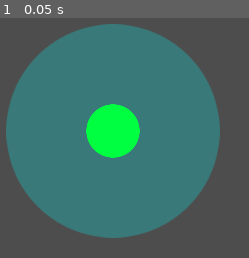
Above: before the commit, frame 1.
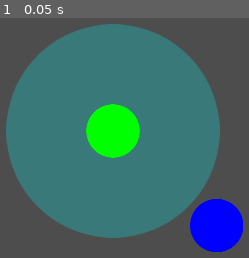
Above: after the commit, the same moment.

Repository: sisipun/Electrify
Game: Godot game, scene res://script/game.tscn
Same seed, same stepped clock (60 frames per second), same inputs: the game is played once before the commit and once after it.
Inputs:
- Up to frame 1 (0.05 s): no input

The runs differ from the first frame. In frame 1, 7.6% of the frame differs, in the area x 34-98%, y 35-98%.

Commit message:
Create building node

Diff:
--- /dev/null
+++ b/image/level/building/jumper.svg
@@ -0,0 +1,48 @@
+<?xml version="1.0" encoding="UTF-8" standalone="no"?>
+<!-- Created with Inkscape (http://www.inkscape.org/) -->
+
+<svg
+   width="128"
+   height="128"
+   viewBox="0 0 33.866667 33.866666"
+   version="1.1"
+   id="svg1"
+   inkscape:version="1.3 (0e150ed6c4, 2023-07-21)"
+   sodipodi:docname="blue.svg"
+   xmlns:inkscape="http://www.inkscape.org/namespaces/inkscape"
+   xmlns:sodipodi="http://sodipodi.sourceforge.net/DTD/sodipodi-0.dtd"
+   xmlns="http://www.w3.org/2000/svg"
+   xmlns:svg="http://www.w3.org/2000/svg">
+  <sodipodi:namedview
+     id="namedview1"
+     pagecolor="#ffffff"
+     bordercolor="#000000"
+     borderopacity="0.25"
+     inkscape:showpageshadow="2"
+     inkscape:pageopacity="0.0"
+     inkscape:pagecheckerboard="0"
+     inkscape:deskcolor="#d1d1d1"
+     inkscape:document-units="mm"
+     inkscape:zoom="3.2409231"
+     inkscape:cx="11.107946"
+     inkscape:cy="86.549415"
+     inkscape:window-width="3840"
+     inkscape:window-height="2054"
+     inkscape:window-x="-11"
+     inkscape:window-y="-11"
+     inkscape:window-maximized="1"
+     inkscape:current-layer="layer1" />
+  <defs
+     id="defs1" />
+  <g
+     inkscape:label="Layer 1"
+     inkscape:groupmode="layer"
+     id="layer1">
+    <circle
+       style="fill:#0000ff;fill-opacity:1;stroke-width:0.101852"
+       id="path1"
+       cx="16.933332"
+       cy="16.933332"
+       r="16.933332" />
+  </g>
+</svg>
--- /dev/null
+++ b/script/level/build/building.gd
@@ -0,0 +1,2 @@
+class_name Building
+extends Area2D
--- /dev/null
+++ b/script/level/build/building.tscn
@@ -0,0 +1,16 @@
+[gd_scene load_steps=4 format=3 uid="uid://dokjxdo0mwijs"]
+
+[ext_resource type="Script" path="res://script/level/build/building.gd" id="1_v4s1l"]
+[ext_resource type="Texture2D" uid="uid://nbwda8kidux1" path="res://image/level/building/jumper.svg" id="1_wss81"]
+
+[sub_resource type="CircleShape2D" id="CircleShape2D_qphr5"]
+radius = 64.0
+
+[node name="Building" type="Area2D"]
+script = ExtResource("1_v4s1l")
+
+[node name="Shape" type="CollisionShape2D" parent="."]
+shape = SubResource("CircleShape2D_qphr5")
+
+[node name="Body" type="Sprite2D" parent="."]
+texture = ExtResource("1_wss81")
--- a/script/level/level.tscn
+++ b/script/level/level.tscn
@@ -1,7 +1,8 @@
-[gd_scene load_steps=4 format=3 uid="uid://civmld8jgj43g"]
+[gd_scene load_steps=5 format=3 uid="uid://civmld8jgj43g"]
 
 [ext_resource type="Script" path="res://script/level/level.gd" id="1_dwq8f"]
-[ext_resource type="PackedScene" uid="uid://dvovdcr5uxyb5" path="res://script/level/station/station.tscn" id="2_781vj"]
+[ext_resource type="PackedScene" uid="uid://0p72am0ws48r" path="res://script/level/station/station.tscn" id="2_781vj"]
+[ext_resource type="PackedScene" uid="uid://dokjxdo0mwijs" path="res://script/level/build/building.tscn" id="3_kcew0"]
 
 [sub_resource type="RectangleShape2D" id="RectangleShape2D_qohh0"]
 size = Vector2(1000, 1000)
@@ -11,9 +12,14 @@
 script = ExtResource("1_dwq8f")
 _station_path = NodePath("Stations/Station")
 
-[node name="CollisionShape2D" type="CollisionShape2D" parent="."]
+[node name="Shape" type="CollisionShape2D" parent="."]
 shape = SubResource("RectangleShape2D_qohh0")
 
 [node name="Stations" type="Node2D" parent="."]
 
 [node name="Station" parent="Stations" instance=ExtResource("2_781vj")]
+
+[node name="Buldings" type="Node2D" parent="."]
+
+[node name="Building" parent="Buldings" instance=ExtResource("3_kcew0")]
+position = Vector2(249, 227)
--- a/script/level/station/station.gd
+++ b/script/level/station/station.gd
@@ -2,14 +2,10 @@
 extends Area2D
 
 
-@export_node_path("CollisionShape2D") var _shape_path: NodePath
-@export_node_path("Sprite2D") var _zone_path: NodePath
+@export_node_path("StationZone") var _zone_path: NodePath
 
-@onready var _shape: CollisionShape2D = get_node(_shape_path)
-@onready var _zone: Sprite2D = get_node(_zone_path)
+@onready var _zone: StationZone = get_node(_zone_path)
 
 
-func init(radius: float) -> void:
-	var scale = radius / _shape.shape.radius
-	_zone.scale = Vector2(scale, scale)
-	_shape.shape.radius = radius
+func init(zone_radius: float) -> void:
+	_zone.init(zone_radius)
--- a/script/level/station/station.tscn
+++ b/script/level/station/station.tscn
@@ -1,22 +1,20 @@
-[gd_scene load_steps=5 format=3 uid="uid://dvovdcr5uxyb5"]
+[gd_scene load_steps=5 format=3 uid="uid://0p72am0ws48r"]
 
 [ext_resource type="Texture2D" uid="uid://ctha0p0dasaaa" path="res://image/level/station/station.svg" id="1_2nlov"]
 [ext_resource type="Script" path="res://script/level/station/station.gd" id="1_6c4ox"]
-[ext_resource type="Texture2D" uid="uid://dt4qbjvhs8qxu" path="res://image/level/station/zone.svg" id="2_g0x5x"]
+[ext_resource type="PackedScene" uid="uid://b1h76h6weete2" path="res://script/level/station/station_zone.tscn" id="2_wsng2"]
 
-[sub_resource type="CircleShape2D" id="CircleShape2D_ug1a1"]
-radius = 128.0
+[sub_resource type="CircleShape2D" id="CircleShape2D_6ln61"]
+radius = 64.0
 
 [node name="Station" type="Area2D"]
 script = ExtResource("1_6c4ox")
-_shape_path = NodePath("Shape")
 _zone_path = NodePath("Zone")
 
+[node name="Zone" parent="." instance=ExtResource("2_wsng2")]
+
 [node name="Shape" type="CollisionShape2D" parent="."]
-shape = SubResource("CircleShape2D_ug1a1")
+shape = SubResource("CircleShape2D_6ln61")
 
 [node name="Body" type="Sprite2D" parent="."]
 texture = ExtResource("1_2nlov")
-
-[node name="Zone" type="Sprite2D" parent="."]
-texture = ExtResource("2_g0x5x")
--- /dev/null
+++ b/script/level/station/station_zone.gd
@@ -0,0 +1,15 @@
+class_name StationZone
+extends Area2D
+
+
+@export_node_path("CollisionShape2D") var _shape_path: NodePath
+@export_node_path("Sprite2D") var _body_path: NodePath
+
+@onready var _shape: CollisionShape2D = get_node(_shape_path)
+@onready var _body: Sprite2D = get_node(_body_path)
+
+
+func init(radius: float) -> void:
+	var _scale = radius / _shape.shape.radius
+	_body.scale = Vector2(_scale, _scale)
+	_shape.shape.radius = radius
--- /dev/null
+++ b/script/level/station/station_zone.tscn
@@ -0,0 +1,18 @@
+[gd_scene load_steps=4 format=3 uid="uid://b1h76h6weete2"]
+
+[ext_resource type="Script" path="res://script/level/station/station_zone.gd" id="1_2vl57"]
+[ext_resource type="Texture2D" uid="uid://dt4qbjvhs8qxu" path="res://image/level/station/zone.svg" id="2_trc4o"]
+
+[sub_resource type="CircleShape2D" id="CircleShape2D_ug1a1"]
+radius = 128.0
+
+[node name="StationZone" type="Area2D"]
+script = ExtResource("1_2vl57")
+_shape_path = NodePath("Shape")
+_body_path = NodePath("Body")
+
+[node name="Shape" type="CollisionShape2D" parent="."]
+shape = SubResource("CircleShape2D_ug1a1")
+
+[node name="Body" type="Sprite2D" parent="."]
+texture = ExtResource("2_trc4o")
Not shown, added: image/level/building/jumper.svg.import
